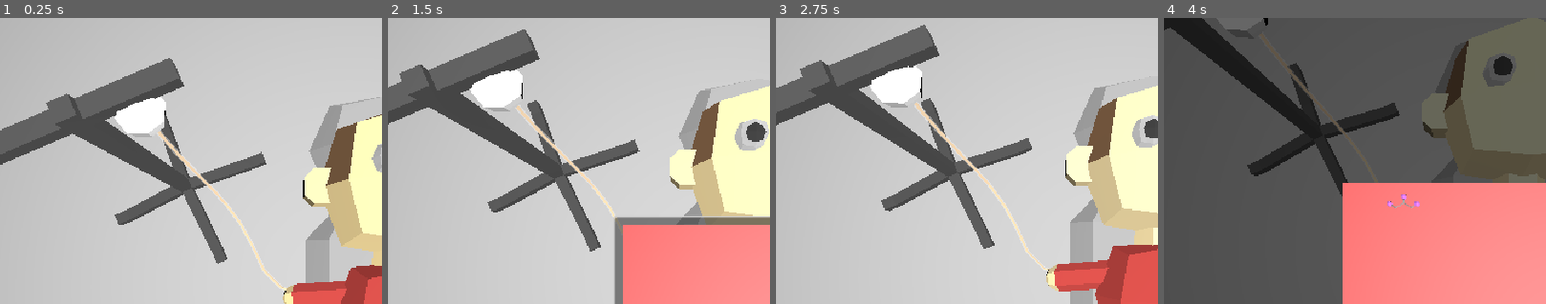
Above: before the commit, frames 1-4 (left to right).
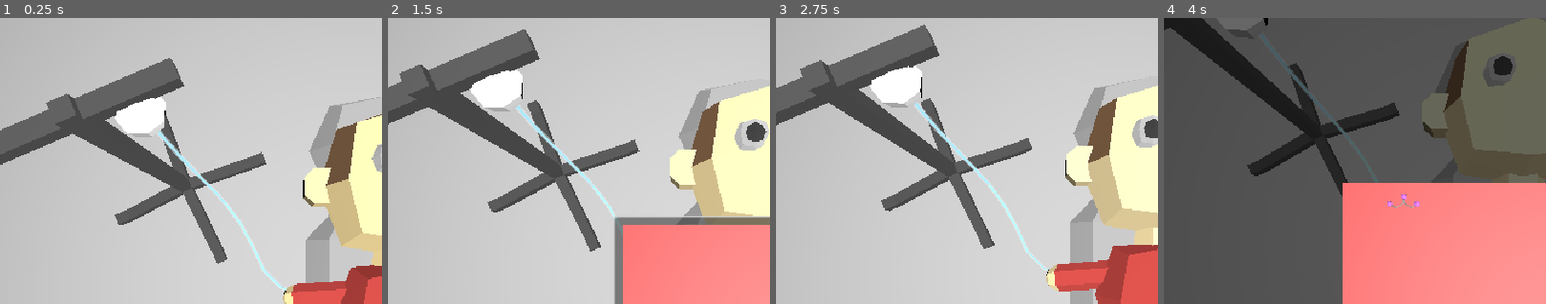
Above: after the commit, the same moments.

Repository: AndyLiu0/mirror-life-sim
Game: Godot game, scene res://main.tscn
Same seed, same stepped clock (60 frames per second), same inputs: the game is played once before the commit and once after it.
Inputs (mouse positions are % of the whole screen's width and height, from its top left):
- Up to frame 1 (0.25 s): no input
- Up to frame 2 (1.5 s): click (81, 82) at 0.5 s; tap Enter (ui_accept) at 1.25 s; move the mouse to (12, 7) at 1.27 s; hold Up (ui_up) from 1.28 s (still down)
- Up to frame 3 (2.75 s): tap Enter (ui_accept) at 1.52, 2.27 s; move the mouse to (12, 19) at 2.02 s; release Up (ui_up) at 2.03 s
- Up to frame 4 (4 s): move the mouse to (12, 32) at 2.77 s; hold Up (ui_up) from 2.78 s (still down); move the mouse to (45, 70) at 3.52 s; tap Enter (ui_accept) at 3.77 s
The pictures show only the part of the screen within x 12-62%, y 10-60%; the shares and areas given below are measured in that part.

The runs differ from the first frame. In frame 1, 0.5% of the frame differs, in the area x 41-76%, y 39-96%; in frame 2, 0.4%; in frame 3, 0.5%, in the area x 36-72%, y 29-89%; in frame 4, 0.4%.

Commit message:
test change (iv color)

Diff:
--- a/project/main.tscn
+++ b/project/main.tscn
@@ -27,7 +27,7 @@
 point_count = 4
 
 [sub_resource type="StandardMaterial3D" id="StandardMaterial3D_dg77c"]
-albedo_color = Color(0.86, 0.677393, 0.4386, 1)
+albedo_color = Color(0.4324, 0.806227, 0.92, 1)
 
 [sub_resource type="StandardMaterial3D" id="StandardMaterial3D_efxa6"]
 transparency = 1
Not shown, changed: build/web/index.html
Not shown, changed: build/web/index.js
Not shown, changed: build/web/index.pck
Not shown, changed: build/web/index.wasm
